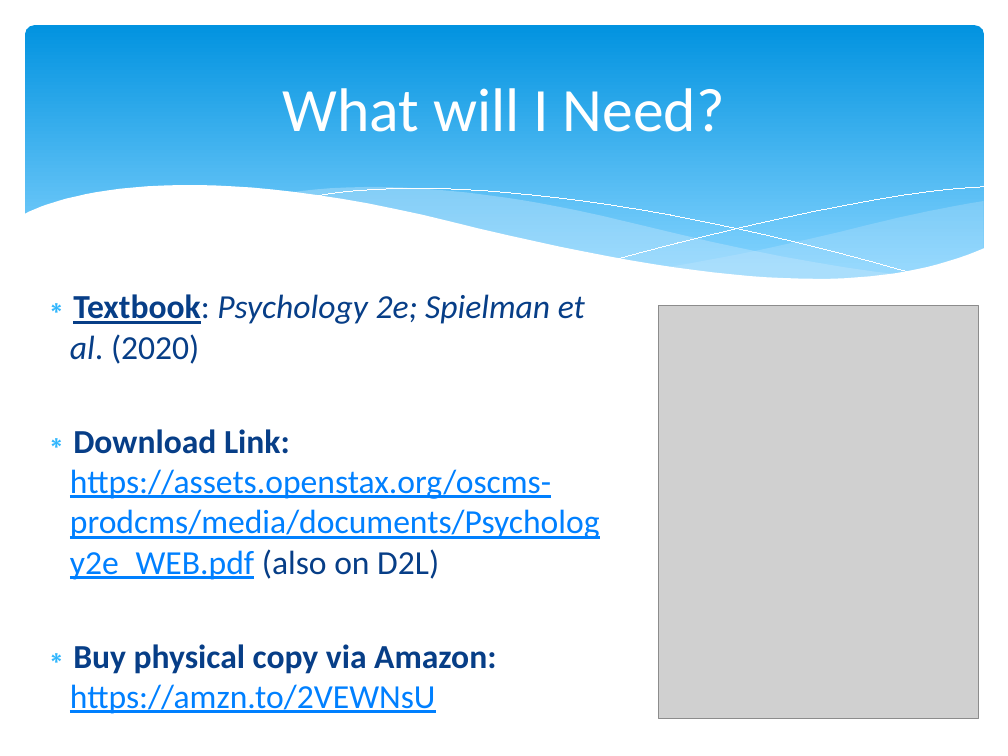
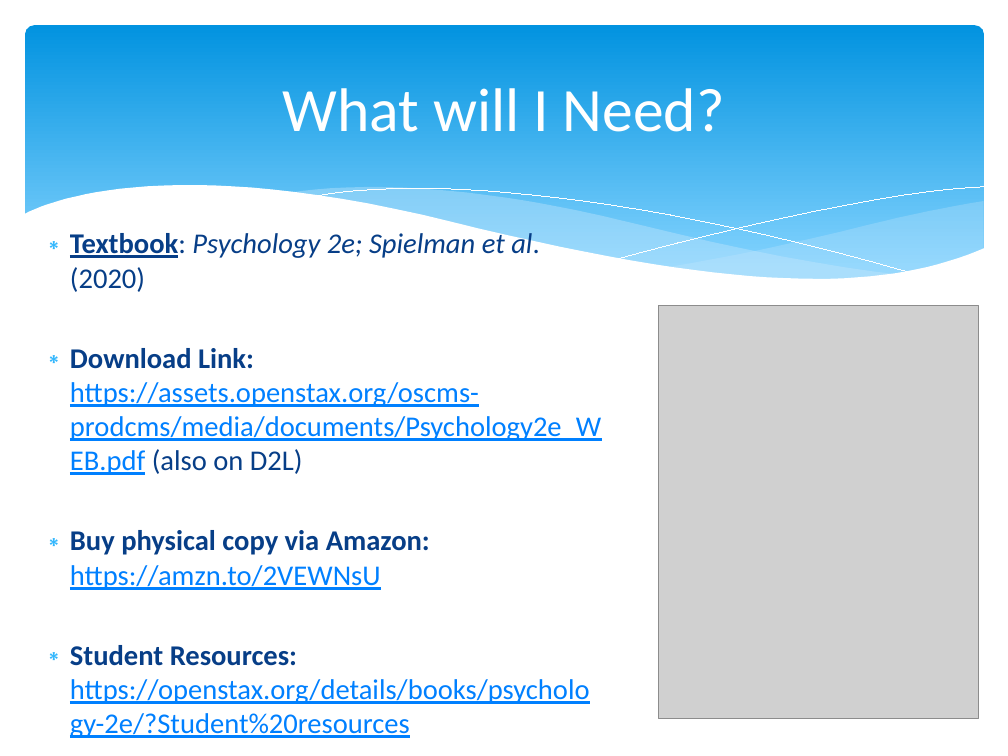
Before and after one commit to npm27/Teaching-Materials, a slide deck: slide 5 of Gen Psych II/Slides/0 Gen Psych II First Day Info.pptx. Drawn at 1008x756 pixels with LibreOffice and Linux fonts; fonts in the diff are those of the drawing; grey boxes stand for pictures. Boxes give left, top, right and bottom in pixels: in the first picture for what was removed or moved away, otherwise in the second. Text is boxed around its words. In the diff, an @@ line names an element or a change of style, - is before the commit and + after.

```diff
--- a/Gen Psych II/Slides/0 Gen Psych II First Day Info.pptx
+++ b/Gen Psych II/Slides/0 Gen Psych II First Day Info.pptx
@@ text "Textbook: Psychology 2e; Spielman et ...": place and size @@
-text "Textbook: Psychology 2e; Spielman et ..." at (70,294,600,714)
+text "Textbook: Psychology 2e; Spielman et ..." at (70,230,601,738)
@@ text at (70,230,601,590): size 24 to 20.4 pt in "Textbook: Psychology 2e; Spielman et al. (2020)", "Download Link: https://assets.openstax.org/oscms-prodcms/med ...", "Buy physical copy via Amazon: https://amzn.to/2VEWNsU" @@
@@ text at (70,645,590,738): paragraph added @@
+∗ Student Resources: https://openstax.org/details/books/psychology-2e/?Student%20resources
```
Also in this commit, not shown: 1 other slide changed, 8 other files.
